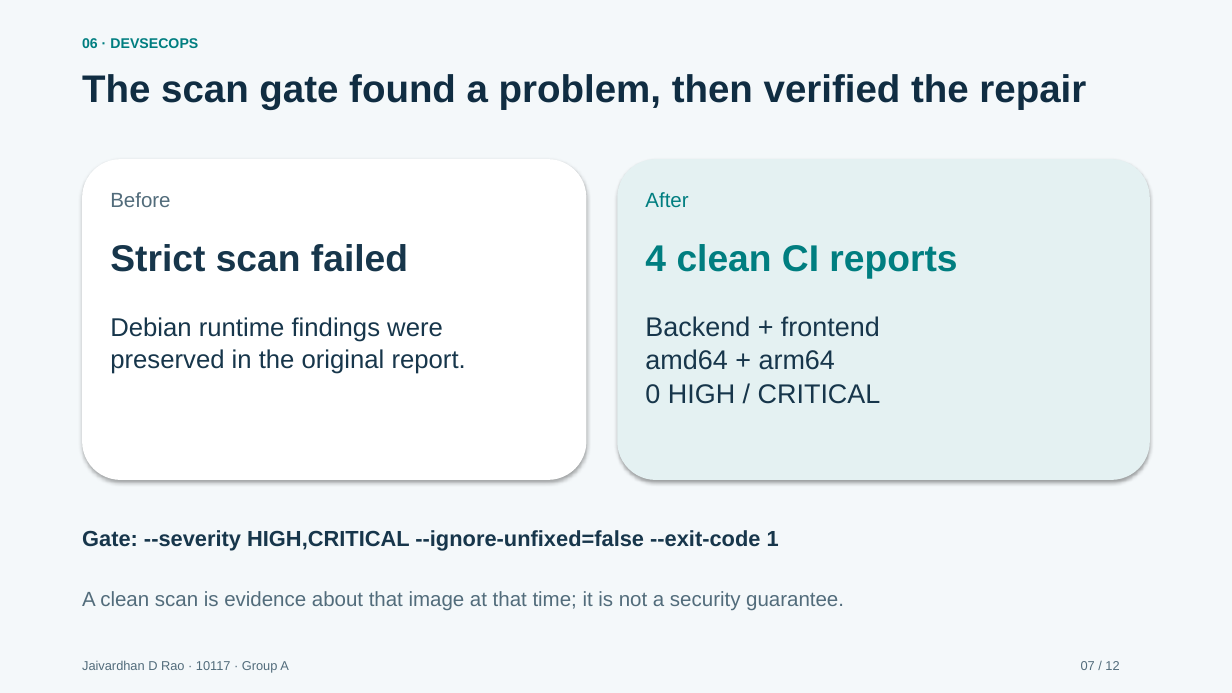
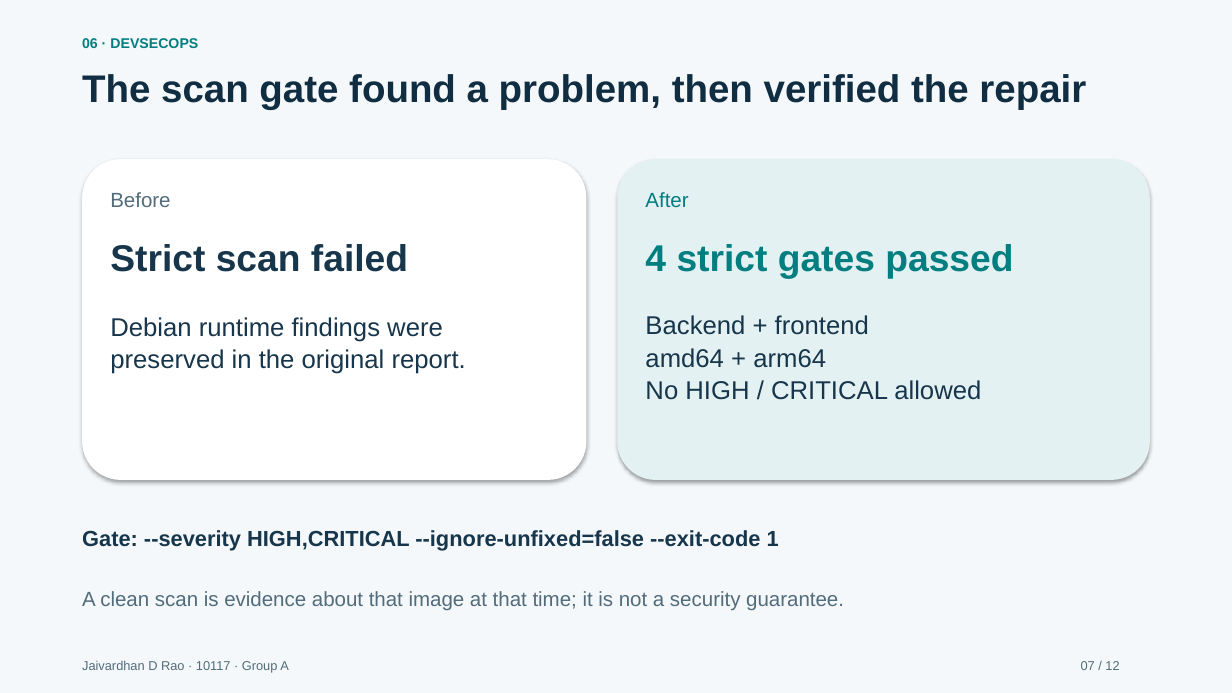
Before and after one commit to jaivardhandrao/labledger-devops-capstone, a slide deck: slide 7 of docs/presentation/LabLedger_Capstone_Presentation.pptx. Drawn at 1232x693 pixels with LibreOffice and Linux fonts; fonts in the diff are those of the drawing. Boxes give left, top, right and bottom in pixels: in the first picture for what was removed or moved away, otherwise in the second. Text is boxed around its words. In the diff, an @@ line names an element or a change of style, - is before the commit and + after.

Commit message:
Document verified EKS delivery and completed cleanup [skip ci]

```diff
--- a/docs/presentation/LabLedger_Capstone_Presentation.pptx
+++ b/docs/presentation/LabLedger_Capstone_Presentation.pptx
@@ text at <box>645,244,1013,279</box>: text changed @@
-4 clean CI reports
+4 strict gates passed
@@ text at <box>645,315,869,368</box>: size 21 to 20 pt in "Backend + frontend", "amd64 + arm64"; line spacing 26.2pt to 25pt @@
@@ text at <box>645,380,981,400</box>: text changed; size 21 to 20 pt @@
-0 HIGH / CRITICAL
+No HIGH / CRITICAL allowed
```
Also in this commit, not shown: 6 other slides changed, 1 slide added, 1 slide removed, 55 other files.
